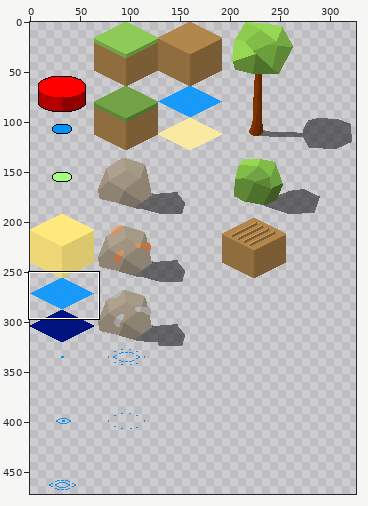
File history of a sprite sheet, Game/assets/textures/tileset.png. The first picture is a wide view before the edit; the outline marks the close-up.
Close-up. Before the edit:
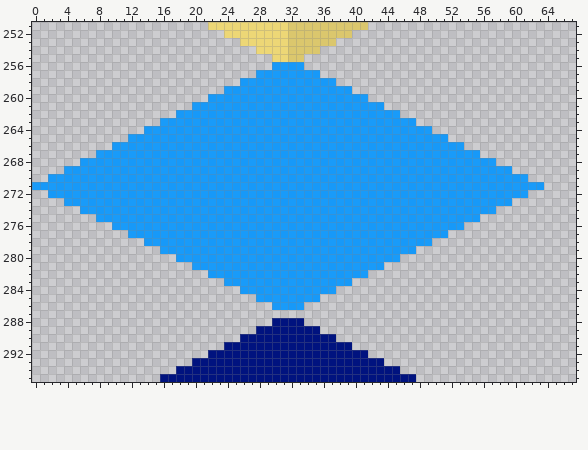
The file is 512x512 pixels. Colours within 5 levels of each other are drawn and written as one. Shown: x 0..67, y 251..295. The wide view leaves out empty margins. The commit also changed other parts of the picture, which this record leaves out.
Once edited:
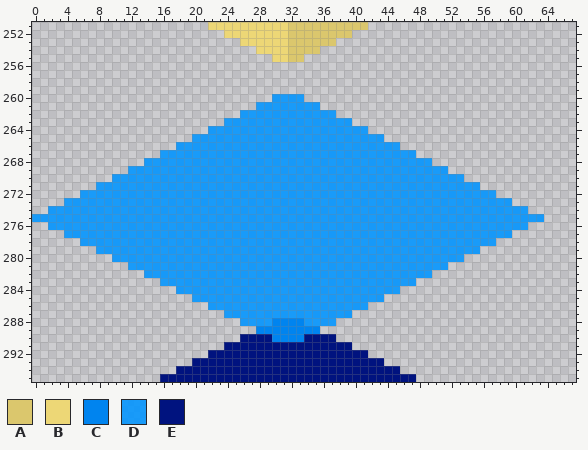
Palette (. is transparent): A #dbc76d  B #edd776  C #0084ef  D #0094ffe0  E #00137f
Change:
y 256: x 30..33 DDDD -> ....
y 257: x 28..35 DDDDDDDD -> ........
y 258: x 26..37 DDDDDDDDDDDD -> ............
y 259: x 24..39 DDDDDDDDDDDDDDDD -> ................
y 260: x 22..29 DDDDDDDD -> ........; x 34..41 DDDDDDDD -> ........
y 261: x 20..27 DDDDDDDD -> ........; x 36..43 DDDDDDDD -> ........
y 262: x 18..25 DDDDDDDD -> ........; x 38..45 DDDDDDDD -> ........
y 263: x 16..23 DDDDDDDD -> ........; x 40..47 DDDDDDDD -> ........
y 264: x 14..21 DDDDDDDD -> ........; x 42..49 DDDDDDDD -> ........
y 265: x 12..19 DDDDDDDD -> ........; x 44..51 DDDDDDDD -> ........
y 266: x 10..17 DDDDDDDD -> ........; x 46..53 DDDDDDDD -> ........
y 267: x 8..15 DDDDDDDD -> ........; x 48..55 DDDDDDDD -> ........
y 268: x 6..13 DDDDDDDD -> ........; x 50..57 DDDDDDDD -> ........
y 269: x 4..11 DDDDDDDD -> ........; x 52..59 DDDDDDDD -> ........
y 270: x 2..9 DDDDDDDD -> ........; x 54..61 DDDDDDDD -> ........
y 271: x 0..7 DDDDDDDD -> ........; x 56..63 DDDDDDDD -> ........
y 272: x 2..5 DDDD -> ....; x 58..61 DDDD -> ....
y 274: x 2..5 .... -> DDDD; x 58..61 .... -> DDDD
y 275: x 0..7 ........ -> DDDDDDDD; x 56..63 ........ -> DDDDDDDD
y 276: x 2..9 ........ -> DDDDDDDD; x 54..61 ........ -> DDDDDDDD
y 277: x 4..11 ........ -> DDDDDDDD; x 52..59 ........ -> DDDDDDDD
y 278: x 6..13 ........ -> DDDDDDDD; x 50..57 ........ -> DDDDDDDD
y 279: x 8..15 ........ -> DDDDDDDD; x 48..55 ........ -> DDDDDDDD
y 280: x 10..17 ........ -> DDDDDDDD; x 46..53 ........ -> DDDDDDDD
y 281: x 12..19 ........ -> DDDDDDDD; x 44..51 ........ -> DDDDDDDD
y 282: x 14..21 ........ -> DDDDDDDD; x 42..49 ........ -> DDDDDDDD
y 283: x 16..23 ........ -> DDDDDDDD; x 40..47 ........ -> DDDDDDDD
y 284: x 18..25 ........ -> DDDDDDDD; x 38..45 ........ -> DDDDDDDD
y 285: x 20..27 ........ -> DDDDDDDD; x 36..43 ........ -> DDDDDDDD
y 286: x 22..29 ........ -> DDDDDDDD; x 34..41 ........ -> DDDDDDDD
y 287: x 24..39 ................ -> DDDDDDDDDDDDDDDD
y 288: x 26..37 ....EEEE.... -> DDDDCCCCDDDD
y 289: x 28..35 EEEEEEEE -> CCCCCCCC
y 290: x 30..33 EEEE -> CCCC
Changed places in both close-ups, as pixel boxes (x1, y1, x2, y2):
changed: (32, 62, 544, 342)
